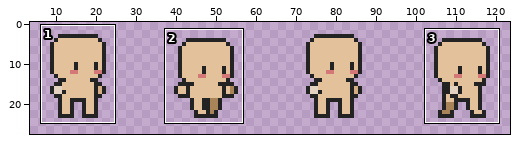
Edited in one commit: sprite sheet (sprites/ella_walk.png). Above: a wide view before the commit, with the close-up outlined.
Close-up. Before:
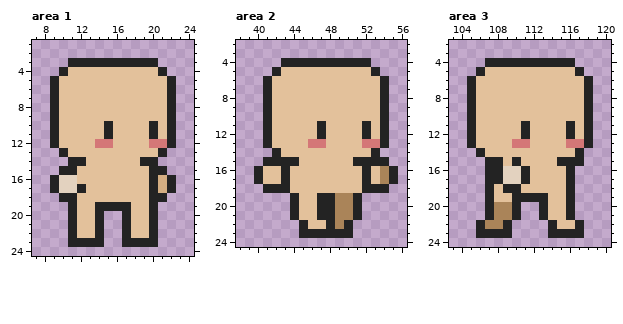
The file is 128x32 pixels. Shown: area 1: x 7..24, y 1..24; area 2: x 38..56, y 2..24; area 3: x 103..120, y 2..24. The wide view leaves out empty margins. The commit also changed other parts of the picture, which this record leaves out.
New version:
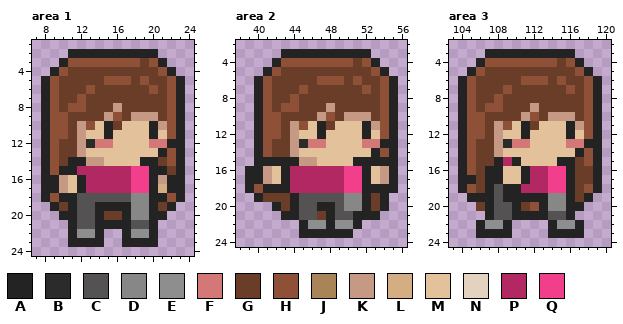
Palette (. is transparent): A #232323  B #2b2b2b  C #555254  D #878787  E #8e8e8e  F #d47777  G #6a3d29  H #8e5137  J #aa8459  K #c69984  L #d4ae82  M #e3c19b  N #e3d2bf  P #b12862  Q #f13f8b
Difference:
Changed rows in their new state; - is an unchanged pixel.
Area 1:
first column x 8:
 2 ---AAAAAAAAAA---
 3 --AHHHHHHHHGHA--
 4 -AHGGGGGGGGGGHA-
 5 AHGGGGGHHHGHGGHA
 6 AHGGGHGGGGGGHGHA
 7 AHGGHGGGGGGGGGHA
 8 AHGHHGGGKGGGGGHA
 9 AHHGGGGKHGKKKGHA
10 AHHGKH--G----KHA
11 AHHGK---------HA
12 AHGGKB---------A
13 AHGGK---------HA
14 AHG--KK------GHA
15 AH--PPPPPPQQ--GA
16 A-KMAPPPPPQQ-K-A
17 A-KM-PPPPPQQ---A
18 AH--CCCCCCDD--HA
19 -AG-CC----DD-GA-
20 --A-CC-GG-DD-A--
21 ----CC-AA-CC----
22 ----EE----EE----
Area 2:
first column x 39:
 3 ----AAAAAAAAAA---
 4 ---AHHHHHHHHGHA--
 5 --AHGGGGGGGGGGHA-
 6 -AHGGGGGHHHGHGGHA
 7 -AHGGGHGGGGGGHGHA
 8 -AHGGHGGGGGGGGGHA
 9 -AHGHHGGGKGGGGGHA
10 -AHHGGGGKHGKKKGHA
11 -AHHGKH--G----KHA
12 -AHHGK---------HA
13 -AHGGKB---------A
14 -AHGGK---------HA
15 -A----KK--------A
16 A-K--PPPPPPQQ--K-
17 A-K--PPPPPPQQ--K-
18 AH---PPPPPPQQ---A
19 -AGGG-CCCCCDDAGA-
20 ---AG-CC--CDDAGA-
21 ----A-CCG-CC-AA--
22 -------EE-EEA----
Area 3:
first column x 104:
 3 ---AAAAAAAAAA---
 4 --AHHHHHHHHGHA--
 5 -AHGGGGGGGGGGHA-
 6 AHGGGGGHHHGHGGHA
 7 AHGGGHGGGGGGHGHA
 8 AHGGHGGGGGGGGGHA
 9 AHGHHGGGKGGGGGHA
10 AHHGGGGKHGKKKGHA
11 AHHGKH--G----KHA
12 AHHGK---------HA
13 AHGGKB---------A
14 AHGGK---------HA
15 AHGG-P-------GHA
16 AHG--MM-PPQQ-GGA
17 AAG--MM-PPQQ-GGA
18 AHG-C--PPPQQ-GHA
19 -AA-CA----DD-GA-
20 --G-CC-GH-DD-A--
21 ----CC-AA-CC----
22 ---EE------EE---
